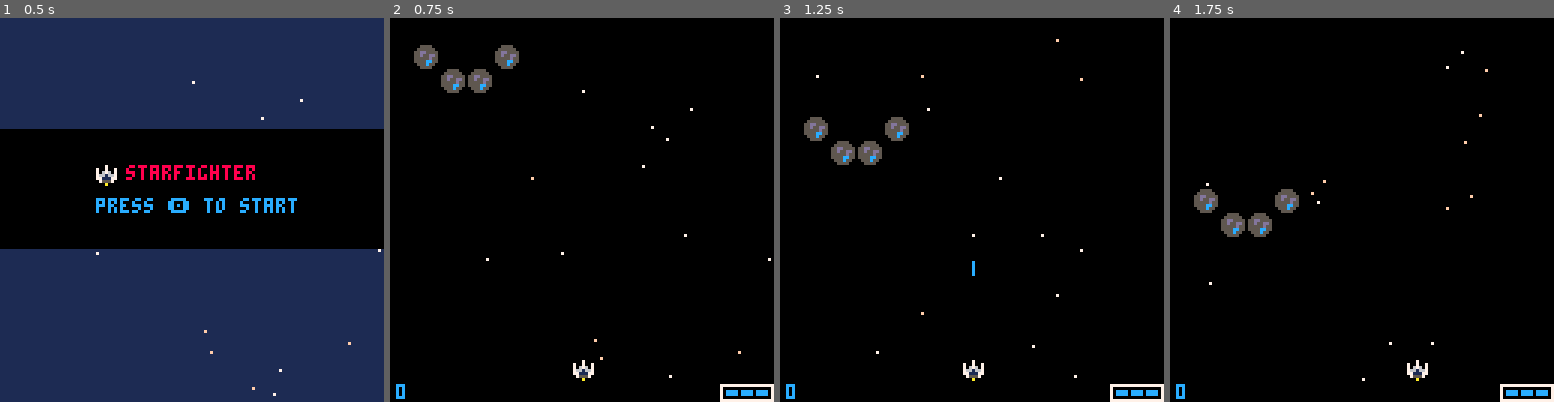
Above: before the commit, frames 1-4 (left to right).
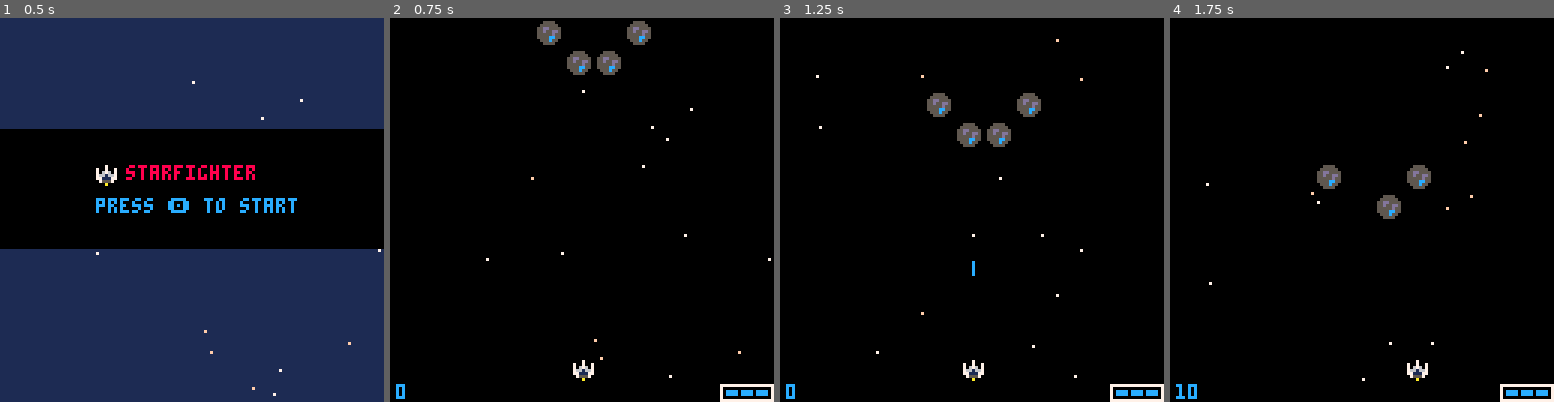
Above: after the commit, the same moments.

Repository: david-gm/pico-8
Game: PICO-8 cartridge starfighter.p8
The game is run twice, just before and just after one commit, with the same random seed, the same clock (stepped at 60 frames per second) and the same inputs.
Inputs:
- Up to frame 1 (0.5 s): tap X (X key) at 0.33 s
- Up to frame 2 (0.75 s): tap O (Z key) at 0.7 s
- Up to frame 3 (1.25 s): tap X (X key) at 1.07 s
- Up to frame 4 (1.75 s): hold Right from 1.6 s (still down); tap O (Z key) at 1.7 s

Frame 1 is identical in both runs. In frame 2, 2.5% of the frame differs, in the area x 6-68%, y 0-20%; in frame 3, 2.5%; in frame 4, 2.4%.

Commit message:
added first formation: half-circle bottom

Diff:
--- a/starfighter.p8
+++ b/starfighter.p8
@@ -87,7 +87,8 @@
 
 function draw_gameover()
 	cls(1)
-	print_mids("press 🅾️ to restart",128/2-4,12)
+	print_mids("your score: "..score,64-15,8)
+	print_mids("press 🅾️ to restart",64-4,12)
 end
 
 function change_gamestate(state)
@@ -172,6 +173,10 @@
 		e.points = p
 		return e
 	end
+	--formations
+	form={
+		halfcircle_bot={{-15,0},{-5,10},{5,10},{15,0}}
+	}
 end
 
 function controls()
@@ -371,17 +376,15 @@
 
 function create_enemies(lvl)
 	if lvl==0 then
-		local hp=1
-		local dmg=1
-		local p=1 --points
-  add(enemies,enemy:new(8,8,16,
-		 vec_st:new(8,8,0,0.8),hp,dmg,p))
-		add(enemies,enemy:new(8,8,16,
-	  vec_st:new(17,16,0,0.8),hp,dmg,p))
-	 add(enemies,enemy:new(8,8,16,
-			vec_st:new(26,16,0,0.8),hp,dmg,p))
-	 add(enemies,enemy:new(8,8,16,
-			vec_st:new(35,8,0,0.8),hp,dmg,p))
+		local f=form["halfcircle_bot"]
+		for i=1,#f do
+			local _x=64+f[i][1]
+			local _y=0+f[i][2]
+
+			add(enemies,enemy:new(8,8,16,
+			--state,life,dmg,points
+				vec_st:new(_x,_y,0,0.8),1,1,10))
+		end
 	end
 end
 __gfx__
